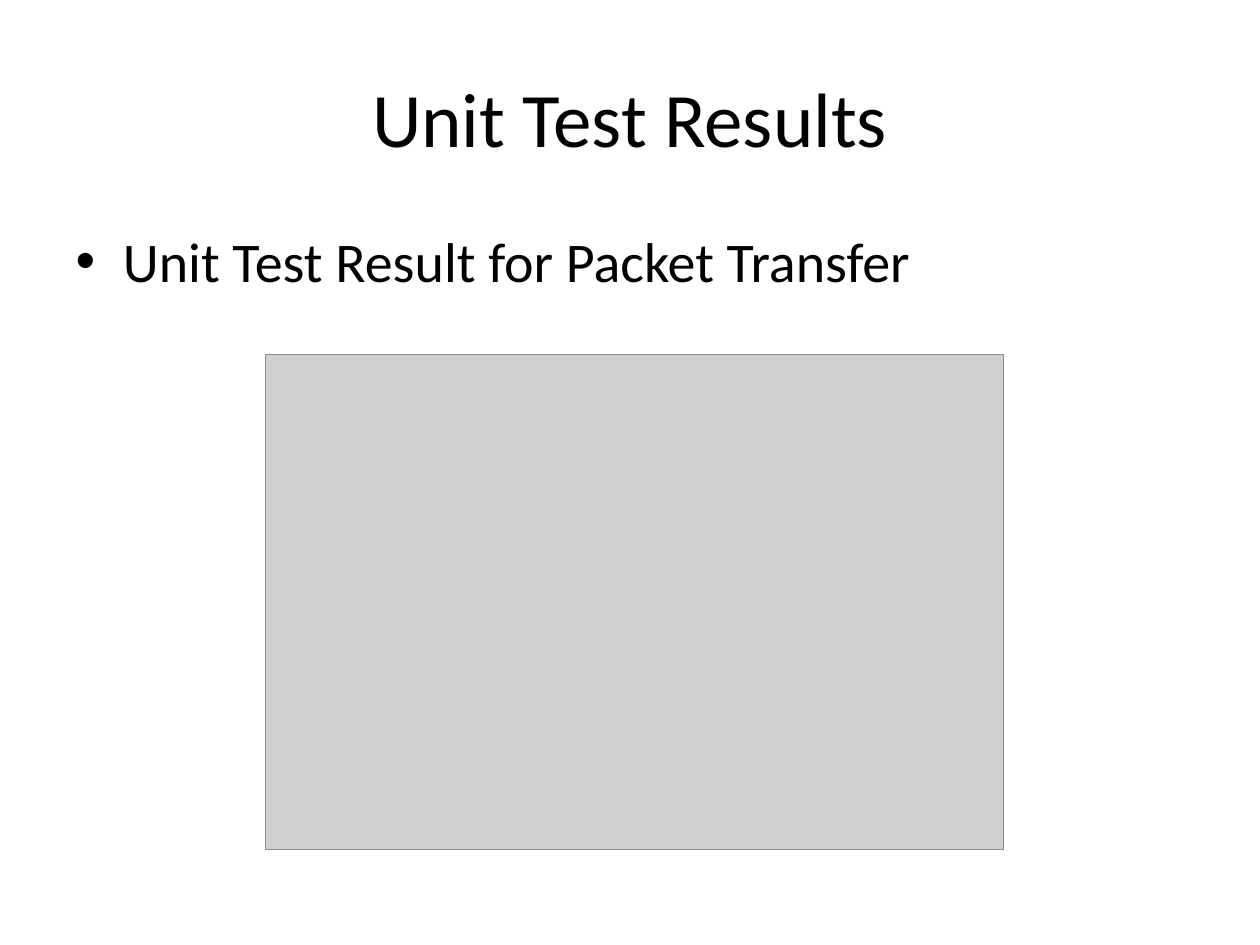
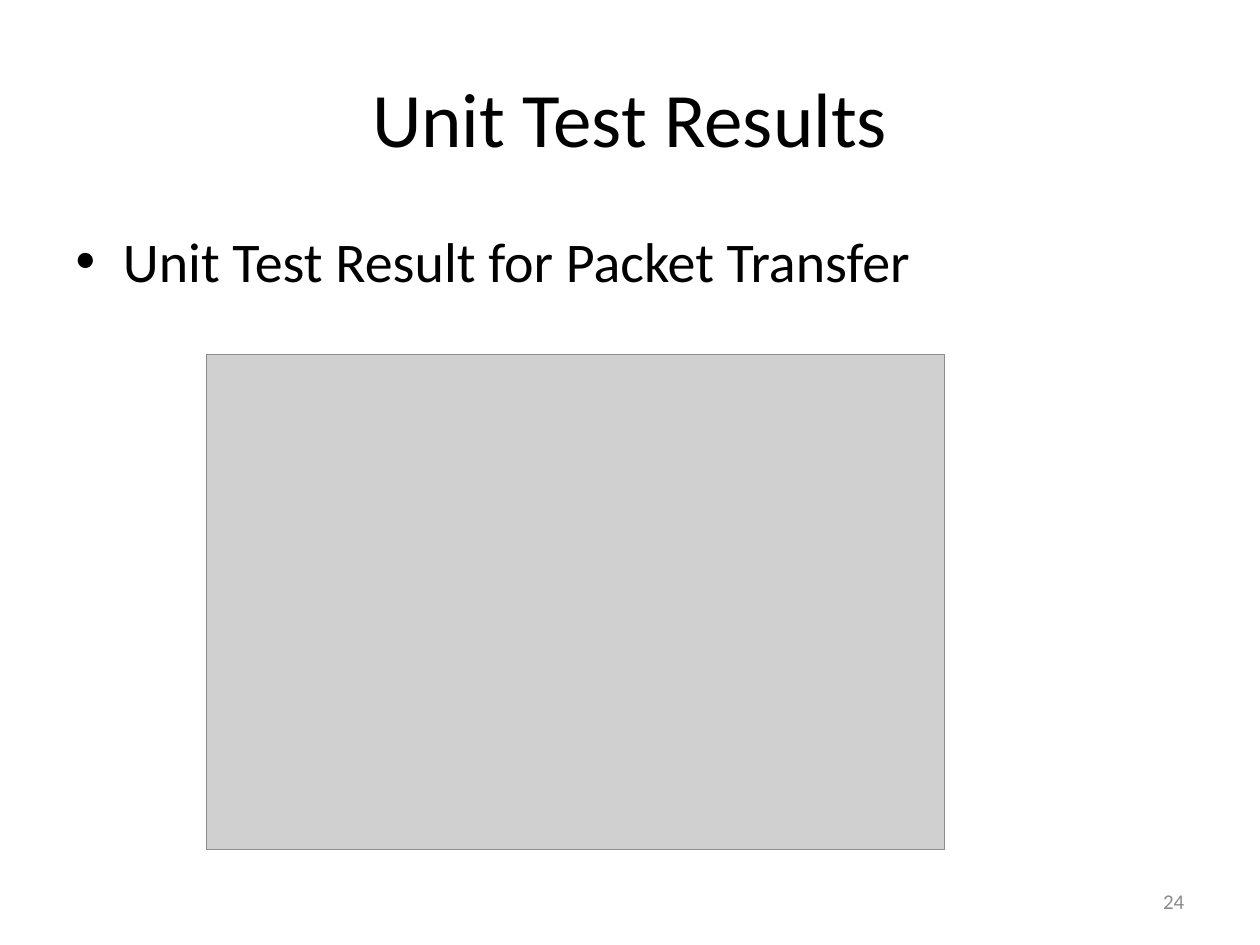
Before and after one commit to canleloglu/worddoc, a slide deck: slide 24 of sunum18Jan.pptx (slide 21 before the commit). Drawn at 1260x945 pixels with LibreOffice and Linux fonts; fonts in the diff are those of the drawing; grey boxes stand for pictures. Boxes give left, top, right and bottom in pixels: in the first picture for what was removed or moved away, otherwise in the second. Text is boxed around its words. In the diff, an @@ line names an element or a change of style, - is before the commit and + after.

```diff
--- a/sunum18Jan.pptx
+++ b/sunum18Jan.pptx
@@ picture moved from (x1=266, y1=354, x2=1004, y2=849) to (x1=207, y1=354, x2=945, y2=849) @@
@@ page number added at (x1=1163, y1=895, x2=1184, y2=909), 12 pt, text #8C8C8C @@
+24
```
Also in this commit, not shown: 33 other slides changed, 3 slides added, 12 other files.
